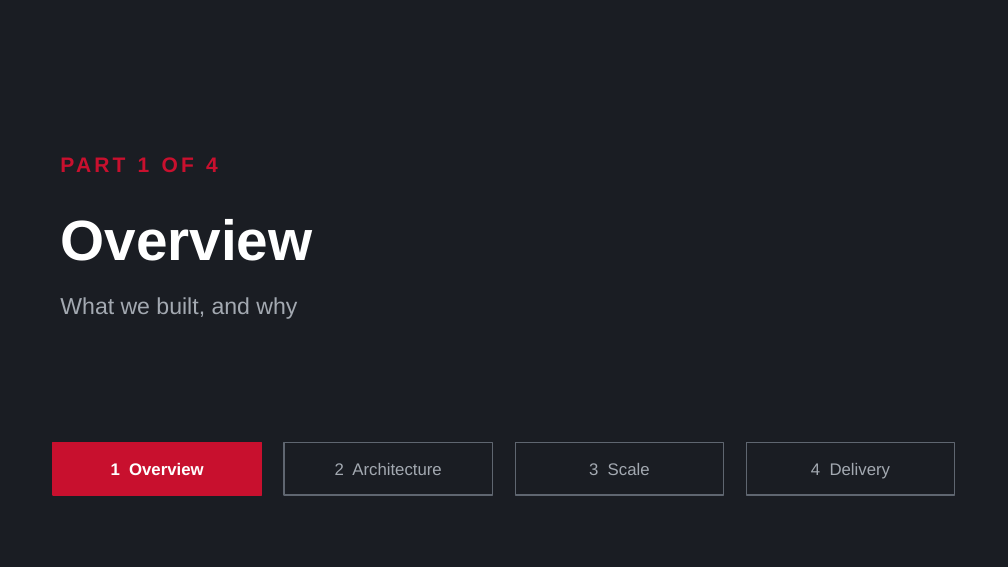
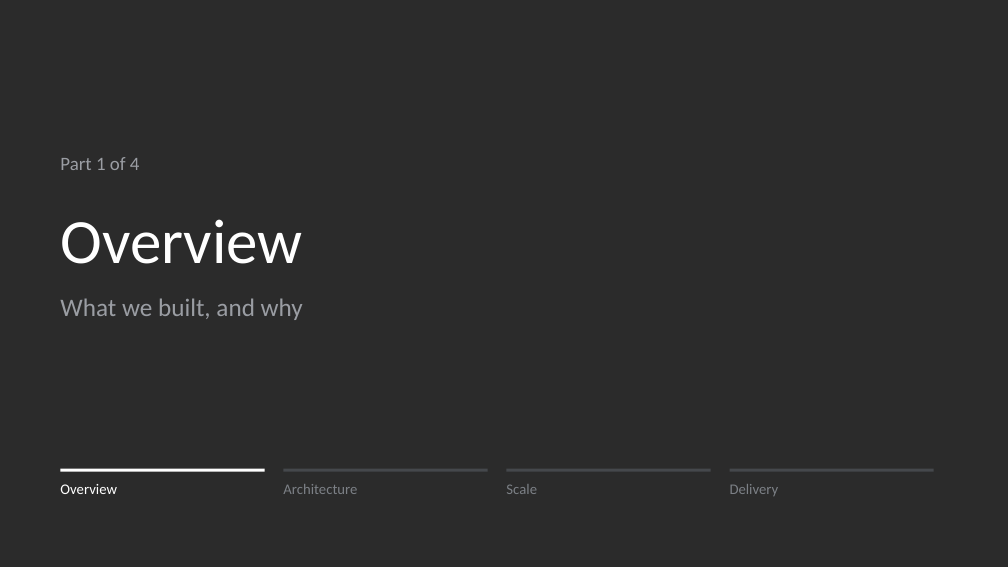
Before and after one commit to ziyangliu-666/lumen-next, a slide deck: slide 2 of docs/platform/slides/out/Team15-Lumen-Platform.pptx. Drawn at 1008x567 pixels with LibreOffice and Linux fonts; fonts in the diff are those of the drawing; background and template pictures are left out; a plain dark background stands for a picture behind light text. Boxes give left, top, right and bottom in pixels: in the first picture for what was removed or moved away, otherwise in the second. Text is boxed around its words. In the diff, an @@ line names an element or a change of style, - is before the commit and + after.

```diff
--- a/docs/platform/slides/out/Team15-Lumen-Platform.pptx
+++ b/docs/platform/slides/out/Team15-Lumen-Platform.pptx
@@ background #1A1D23 to picture (left out) @@
@@ text at <box>60,157,140,170</box>: text changed; size 20 to 18 pt; font Arial to Calibri; text colour #C8102E to #9A9DA3; bold off @@
-PART 1 OF 4
+Part 1 of 4
@@ text "Overview" at <box>60,219,302,264</box>: size 54 to 60 pt, font Arial to Calibri, bold off @@
@@ text "What we built, and why" at <box>60,298,303,320</box>: size 22 to 24 pt, font Arial to Calibri, text colour #A3A9B1 to #9A9DA3 @@
@@ rectangle: place and size @@
-rectangle at <box>53,442,262,495</box>
+rectangle at <box>60,469,265,472</box>
@@ rectangle at <box>60,469,265,472</box>: fill #C8102E to #FFFFFF; outline #C8102E 1.25 pt to none @@
@@ rectangle: place and size @@
-rectangle at <box>284,442,493,495</box>
+rectangle at <box>284,469,488,472</box>
@@ rectangle: place and size @@
-rectangle at <box>516,442,724,495</box>
+rectangle at <box>507,469,711,472</box>
@@ vertical alignment middle to top in 4 elements at <box>283,484,357,494</box>, <box>60,484,117,494</box>, <box>506,484,537,494</box>, <box>730,484,779,496</box> @@
@@ fill #1A1D23 to #45484C; outline #5F6670 1.25 pt to none in 3 elements at <box>284,469,488,472</box>, <box>507,469,711,472</box>, <box>730,469,934,472</box> @@
@@ rectangle: place and size @@
-rectangle at <box>746,442,955,495</box>
+rectangle at <box>730,469,934,472</box>
@@ text at <box>60,484,117,494</box>: text changed; size 16 to 14 pt; font Arial to Calibri; bold off @@
-1 Overview
+Overview
@@ text at <box>283,484,357,494</box>: text changed; size 16 to 14 pt; font Arial to Calibri; text colour #A3A9B1 to #7C8086 @@
-2 Architecture
+Architecture
@@ text at <box>506,484,537,494</box>: text changed; size 16 to 14 pt; font Arial to Calibri; text colour #A3A9B1 to #7C8086 @@
-3 Scale
+Scale
@@ text at <box>730,484,779,496</box>: text changed; size 16 to 14 pt; font Arial to Calibri; text colour #A3A9B1 to #7C8086 @@
-4 Delivery
+Delivery
```
Also in this commit, not shown: 18 other slides changed, 14 other files.
